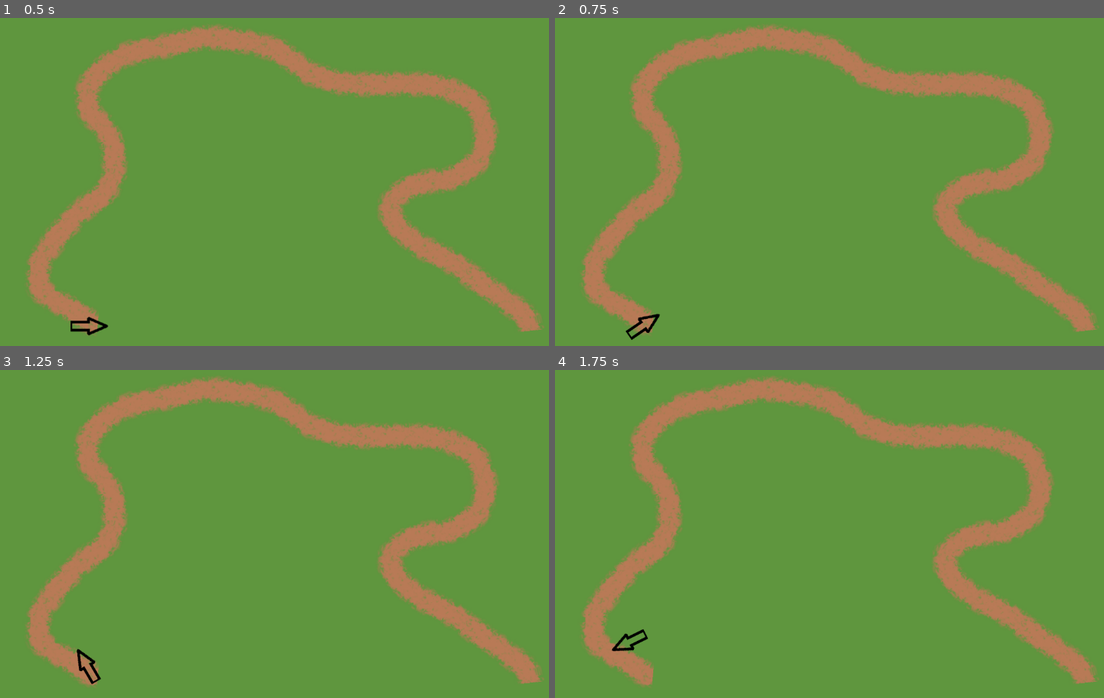
Above: before the commit, frames 1-4 (two rows, left to right).
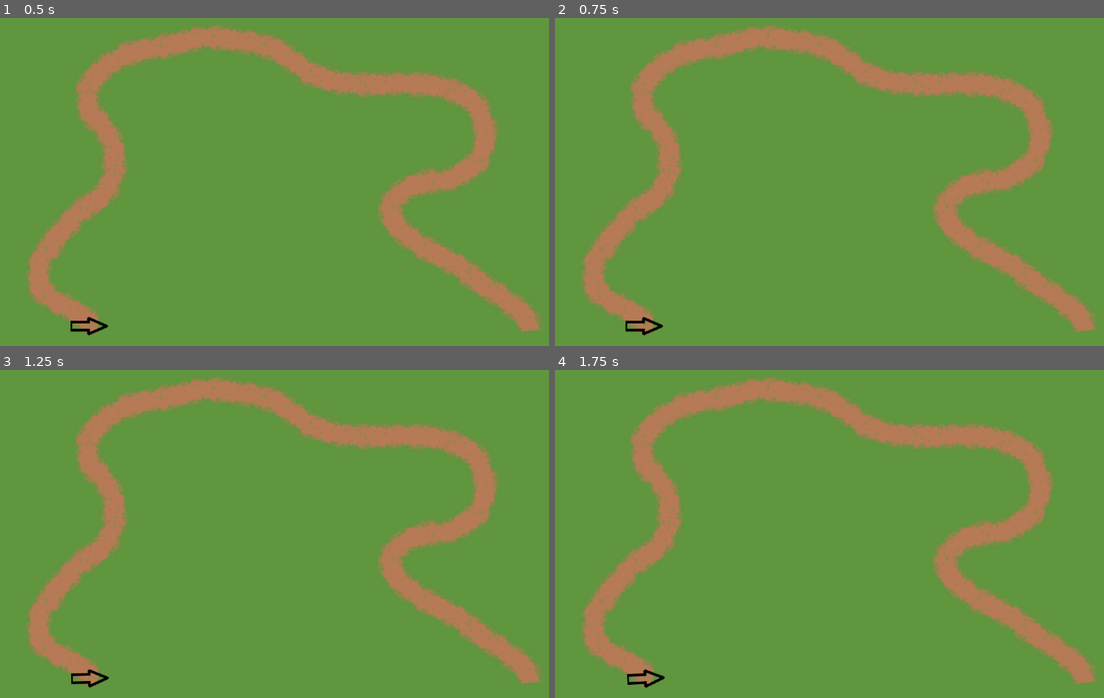
Above: after the commit, the same moments.

Repository: adrilps/Jogo-de-corrida
Game: Godot game, scene res://node_2d.tscn
The game is run twice, just before and just after one commit, with the same random seed, the same clock (stepped at 60 frames per second) and the same inputs.
Inputs:
- Up to frame 1 (0.5 s): no input
- Up to frame 2 (0.75 s): tap Enter at 0.5 s; hold A (Steer Right) from 0.53 s (still down)
- Up to frame 3 (1.25 s): keep holding A (Steer Right); tap W (Forwards) at 0.77 s
- Up to frame 4 (1.75 s): keep holding A (Steer Right); tap W (Forwards) at 1.52 s

Frame 1 is identical in both runs. In frame 2, 0.2% of the frame differs, in the area x 12-20%, y 90-99%; in frame 3, 0.3%; in frame 4, 0.3%, in the area x 10-20%, y 79-97%.

Commit message:
fixed incorrect friction calculation

Diff:
--- a/player_movement.gd
+++ b/player_movement.gd
@@ -10,22 +10,23 @@
 
 func _physics_process(delta: float) -> void:
 
+	#var float absolute_velocity = (abs(velocity.x)+abs(velocity.y))
 	# Add the gravity.
 	#if not is_on_floor():
 	#	velocity += get_gravity() * delta
 	if(velocity.x == 0 ):
 		pass
 	elif(velocity.x < 0):
-		velocity.x += FRICTION*cos(rotation)
+		velocity.x += FRICTION
 	elif(velocity.x > 0):
-		velocity.x -= FRICTION*cos(rotation)
+		velocity.x -= FRICTION
 
 	if(velocity.y == 0 ):
 		pass
 	elif(velocity.y < 0):
-		velocity.y += FRICTION*sin(rotation)
+		velocity.y += FRICTION
 	elif(velocity.y > 0):
-		velocity.y -= FRICTION*sin(rotation)
+		velocity.y -= FRICTION
 
 
 	if Input.is_action_pressed("Forwards"):
@@ -33,10 +34,16 @@
 		velocity.y += ACCELERATION*sin(rotation)
 
 	if Input.is_action_pressed("Steer Left"):
-		rotation += 0.05
+		if((abs(velocity.x)+abs(velocity.y))== 0):
+			pass
+		else :
+			rotation += 0.05* ((abs(velocity.x)+abs(velocity.y))/250)
 
 	if Input.is_action_pressed("Steer Right"):
-		rotation -= 0.05
+		if((abs(velocity.x)+abs(velocity.y))== 0):
+			pass
+		else :
+			rotation -= 0.05* ((abs(velocity.x)+abs(velocity.y))/250)
 
 	if Input.is_action_pressed("Brake"):
 		velocity.x -= 0.15*ACCELERATION*cos(rotation)
